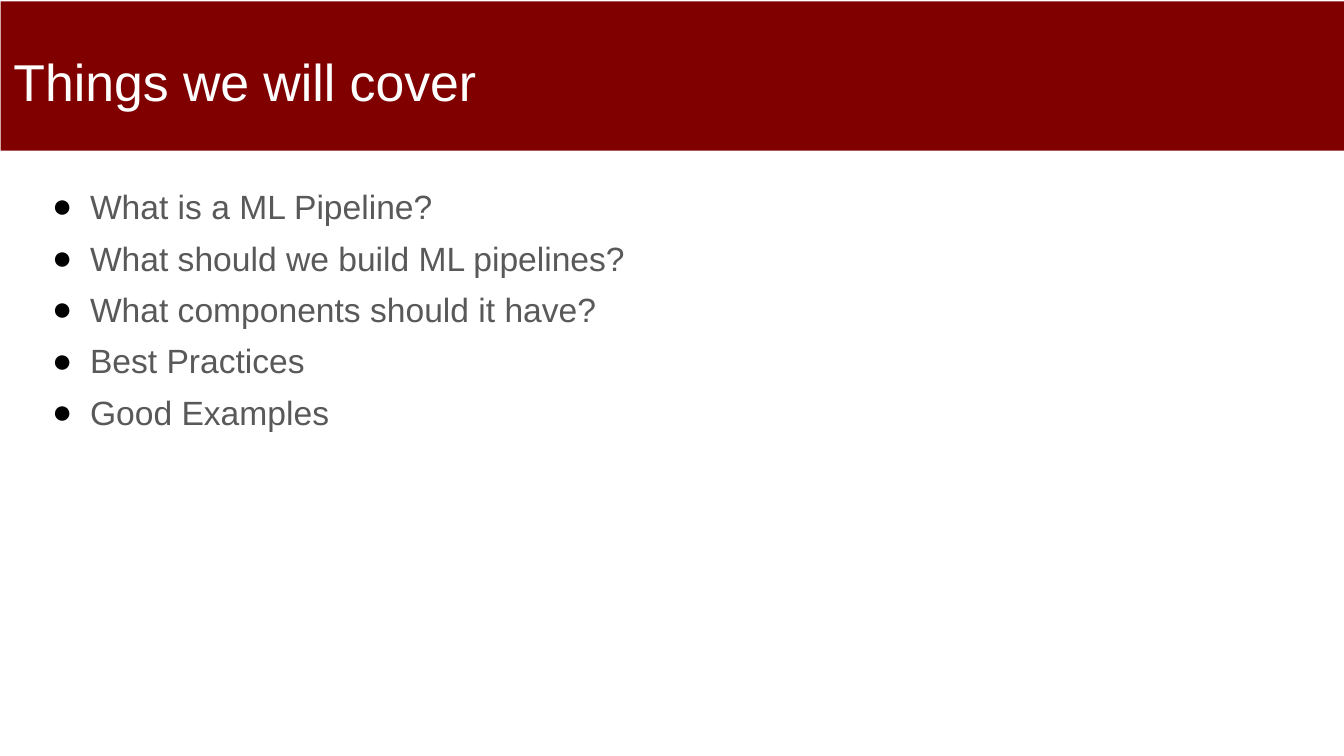
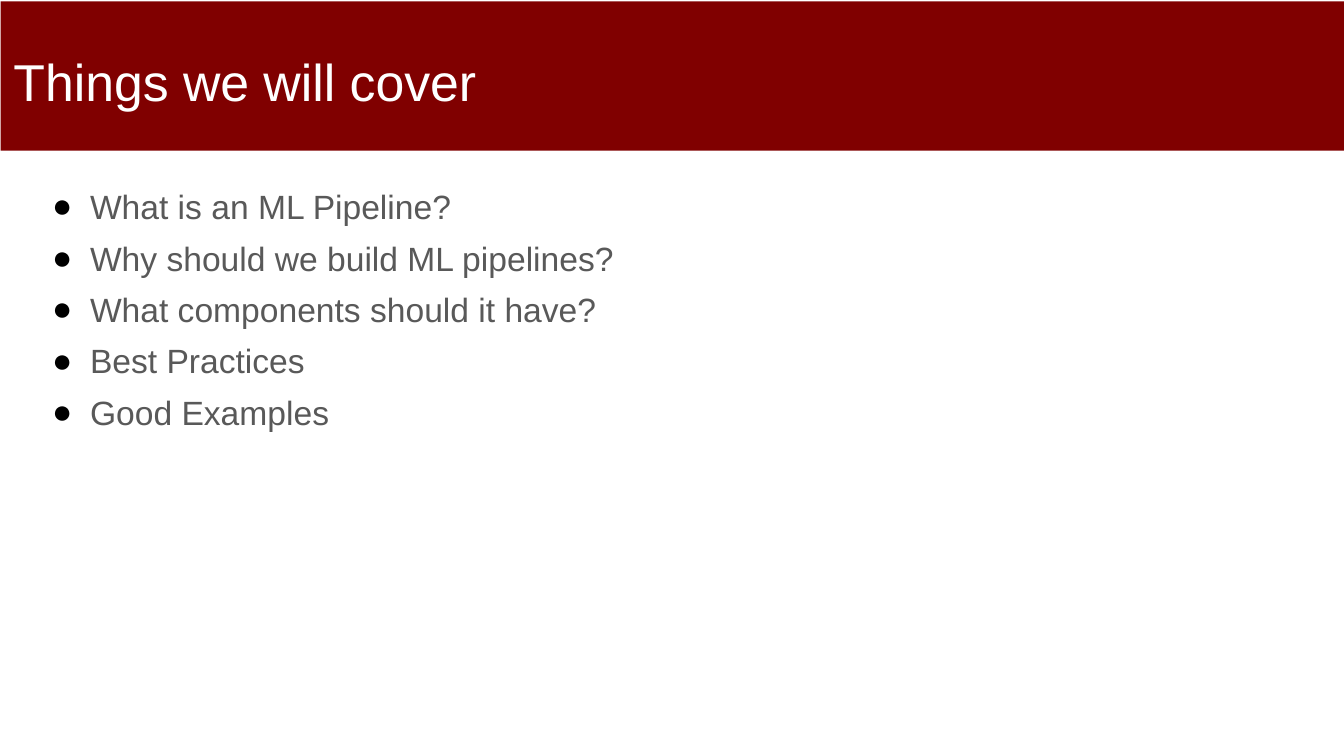
Before and after one commit to dssg/mlforpublicpolicylab, a slide deck: slide 2 of 04 - Machine Learning Pipelines/Machine-Learning-Pipelines.pptx. Drawn at 1344x756 pixels with LibreOffice and Linux fonts; fonts in the diff are those of the drawing. Boxes give left, top, right and bottom in pixels: in the first picture for what was removed or moved away, otherwise in the second. Text is boxed around its words. In the diff, an @@ line names an element or a change of style, - is before the commit and + after.

Commit message:
added pipelines ppt

```diff
--- a/04 - Machine Learning Pipelines/Machine-Learning-Pipelines.pptx
+++ b/04 - Machine Learning Pipelines/Machine-Learning-Pipelines.pptx
@@ text at <box>90,194,613,278</box>: text changed @@
-● What is a ML Pipeline?
-● What should we build ML pipelines?
+● What is an ML Pipeline?
+● Why should we build ML pipelines?
```
Also in this commit, not shown: 4 other slides changed.
